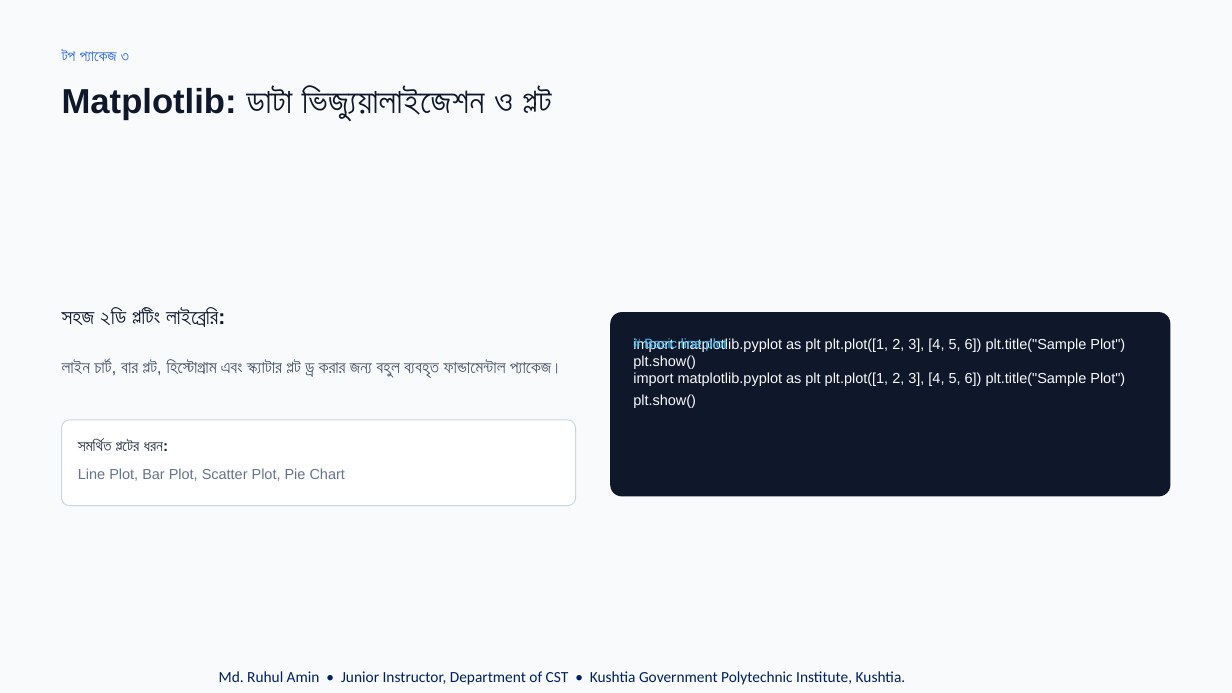
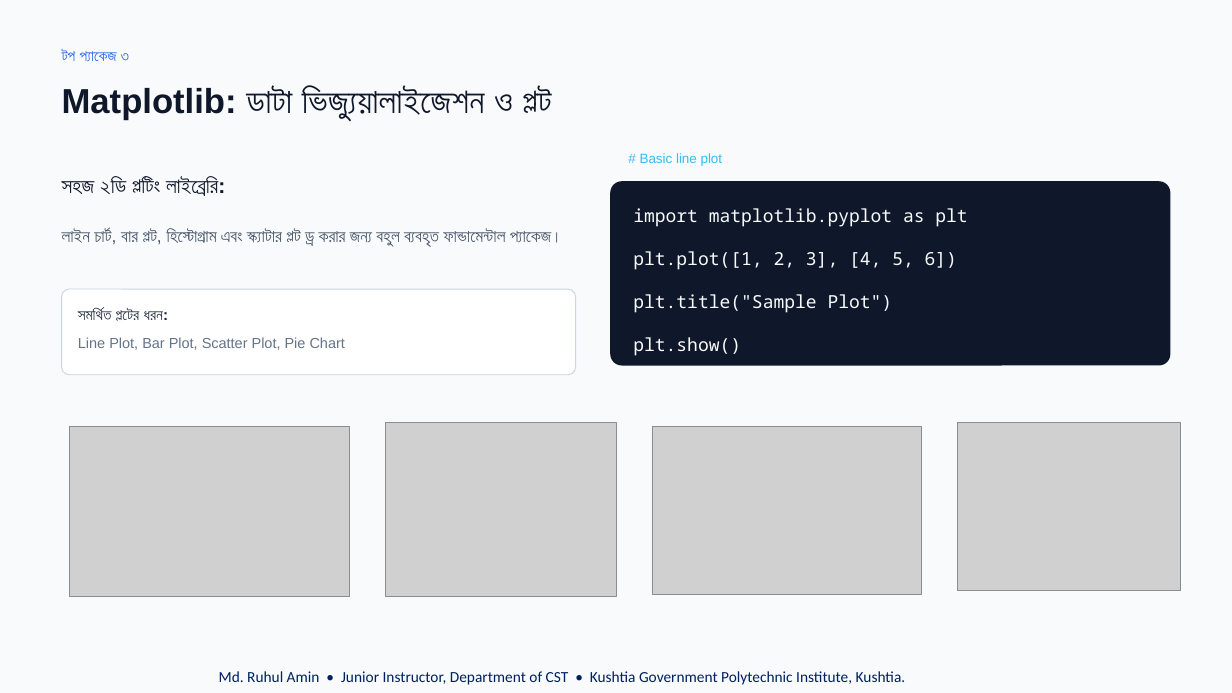
Before and after one commit to cseruhul/Class-Lecture, a slide deck: slide 16 of 03. Basic Apps Dev. Using Python/Theory/Python_Ch3.pptx. Drawn at 1232x693 pixels with LibreOffice and Linux fonts; fonts in the diff are those of the drawing; grey boxes stand for pictures. Boxes give left, top, right and bottom in pixels: in the first picture for what was removed or moved away, otherwise in the second. Text is boxed around its words. In the diff, an @@ line names an element or a change of style, - is before the commit and + after.

```diff
--- a/03. Basic Apps Dev. Using Python/Theory/Python_Ch3.pptx
+++ b/03. Basic Apps Dev. Using Python/Theory/Python_Ch3.pptx
@@ text "# Basic line plot": place and size @@
-text "# Basic line plot" at (644,337,727,351)
+text "# Basic line plot" at (640,153,723,166)
@@ 4 texts, 2 rounded rectangles: place and size @@
-4 texts, 2 rounded rectangles at (62,307,1170,506)
+4 texts, 2 rounded rectangles at (62,176,1170,375)
@@ text at (633,208,967,356): text changed; size 11.2 to 14 pt; font Arial to Noto Sans Mono @@
-import matplotlib.pyplot as plt plt.plot([1, 2, 3], [4, 5, 6]) plt.title("Sample Plot") plt.show()
+import matplotlib.pyplot as plt
+plt.plot([1, 2, 3], [4, 5, 6])
+plt.title("Sample Plot")
+plt.show()
@@ text removed at (633,372,1125,408) @@
-import matplotlib.pyplot as plt plt.plot([1, 2, 3], [4, 5, 6]) plt.title("Sample Plot") plt.show()
@@ picture added at (69,427,349,597) @@
@@ picture added at (385,423,616,597) @@
@@ picture added at (653,427,921,595) @@
@@ picture added at (958,423,1181,592) @@
```
Also in this commit, not shown: 8 other slides changed, 1 other file.
